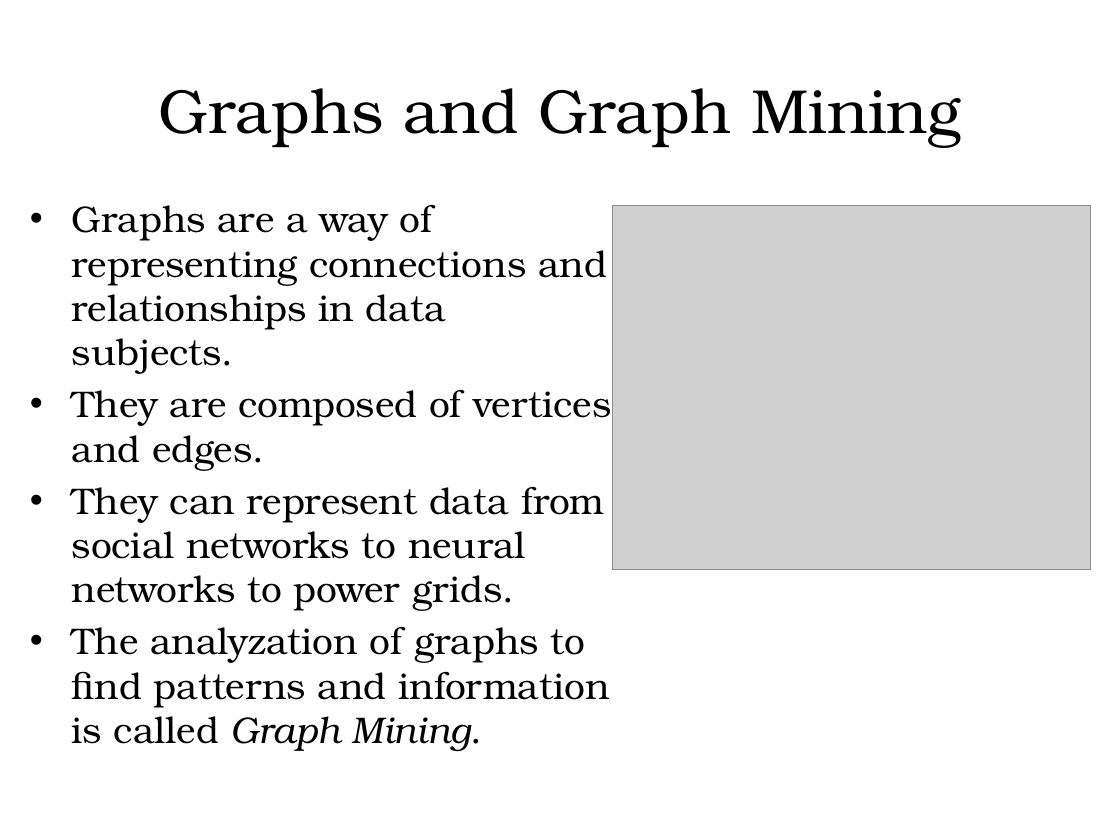
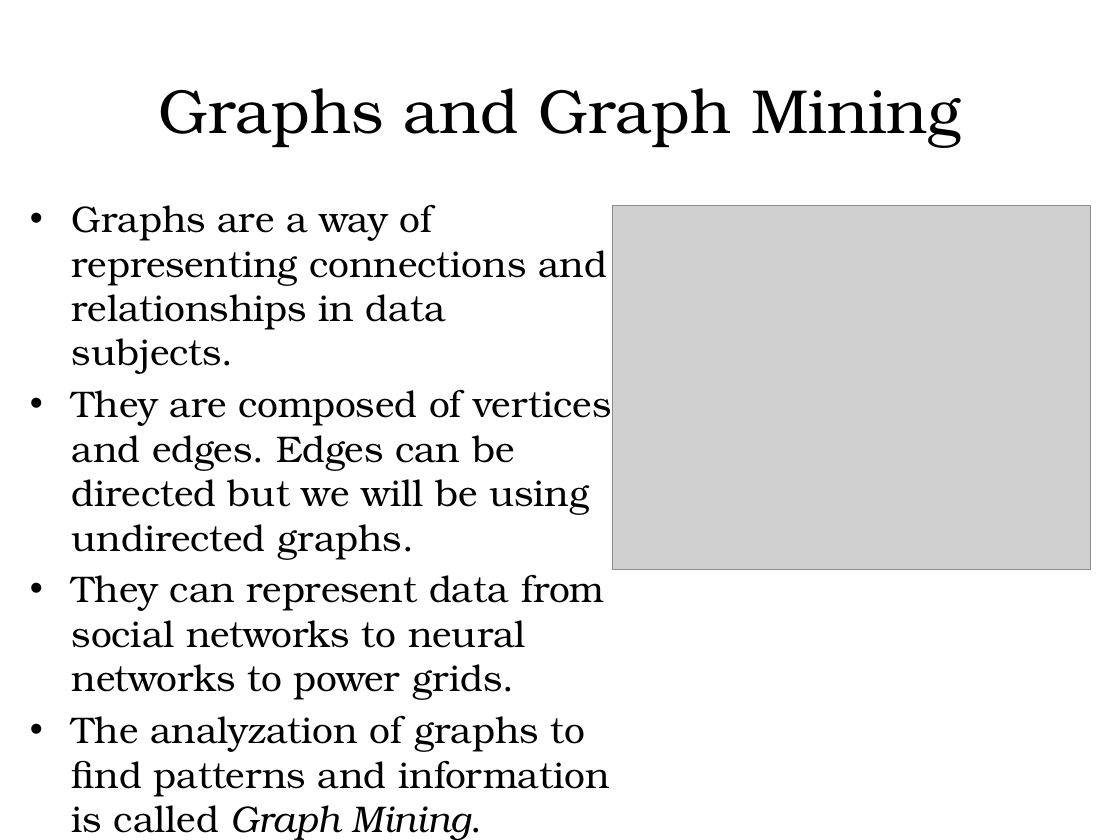
Before and after one commit to hgareau/DensestSubgraphDiscovery, a slide deck: slide 2 of Thesis Defense Presentation.pptx. Drawn at 1120x840 pixels with LibreOffice and Linux fonts; fonts in the diff are those of the drawing; grey boxes stand for pictures; background and template pictures are left out. Boxes give left, top, right and bottom in pixels: in the first picture for what was removed or moved away, otherwise in the second. Text is boxed around its words. In the diff, an @@ line names an element or a change of style, - is before the commit and + after.

```diff
--- a/Thesis Defense Presentation.pptx
+++ b/Thesis Defense Presentation.pptx
@@ text at [72,390,611,560]: text changed @@
-• They are composed of vertices and edges.
+• They are composed of vertices and edges. Edges can be directed but we will be using undirected graphs.
```
Also in this commit, not shown: 2 other slides changed, 12 slides added.
